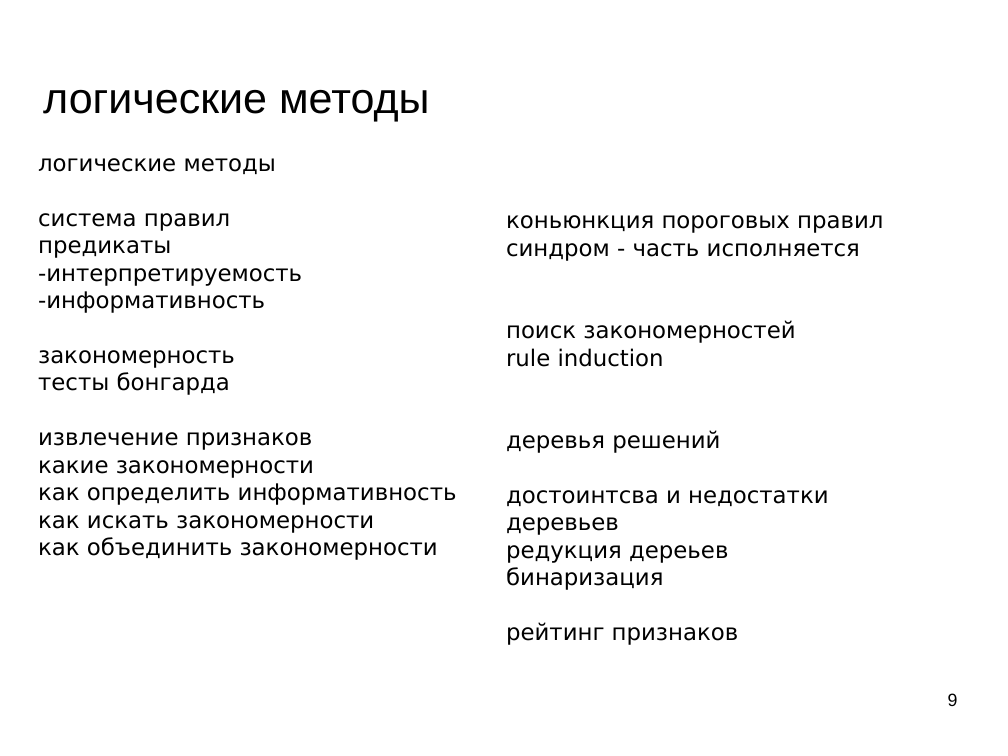
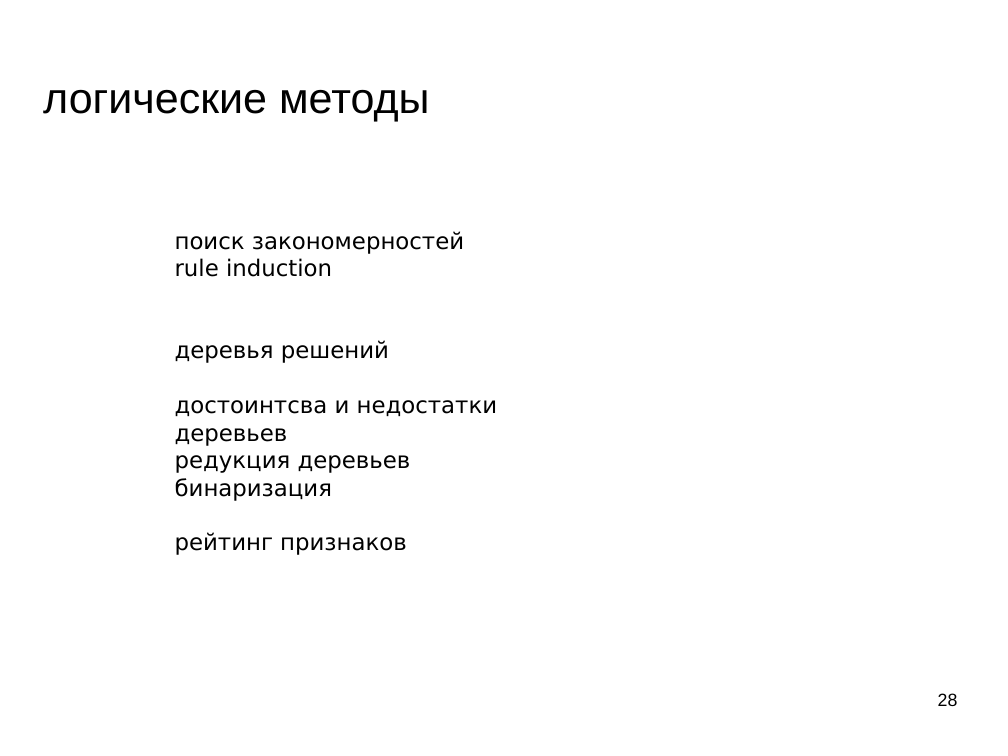
Before and after one commit to mechanoid5/ml_lectorium_legacy, a slide deck: slide 28 of 08-logical.odp (slide 9 before the commit). Drawn at 1008x756 pixels with LibreOffice and Linux fonts; fonts in the diff are those of the drawing; background and template pictures are left out. Boxes give left, top, right and bottom in pixels: in the first picture for what was removed or moved away, otherwise in the second. Text is boxed around its words. In the diff, an @@ line names an element or a change of style, - is before the commit and + after.

```diff
--- a/08-logical.odp
+++ b/08-logical.odp
@@ text removed at bbox=[38, 158, 457, 560] @@
-логические методы
-система правил
-предикаты
--интерпретируемость
--информативность
-закономерность
-тесты бонгарда
-извлечение признаков
-какие закономерности
-как определить информативность
-как искать закономерности
-как объединить закономерности
@@ text "поиск закономерностей": place and size @@
-text "поиск закономерностей" at bbox=[506, 215, 883, 645]
+text "поиск закономерностей" at bbox=[175, 231, 498, 555]
@@ text at bbox=[506, 215, 883, 261]: paragraphs removed @@
-коньюнкция пороговых правил
-синдром - часть исполняется
@@ text at bbox=[175, 455, 411, 473]: text changed @@
-редукция дереьев
+редукция деревьев
@@ page number at bbox=[938, 693, 958, 706]: text changed @@
-9
+28
```
Also in this commit, not shown: 9 other slides changed, 21 slides added, 6 other files.
